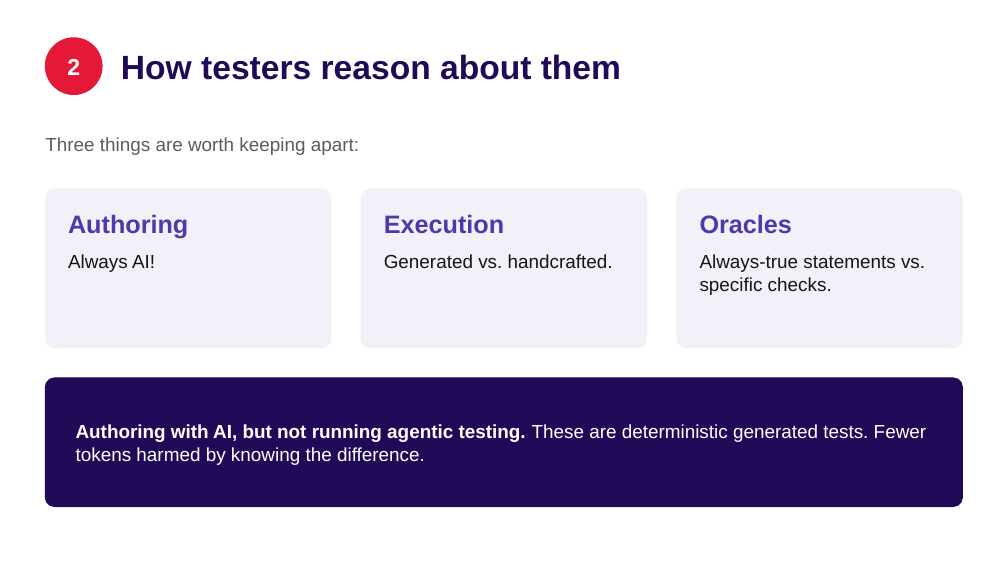
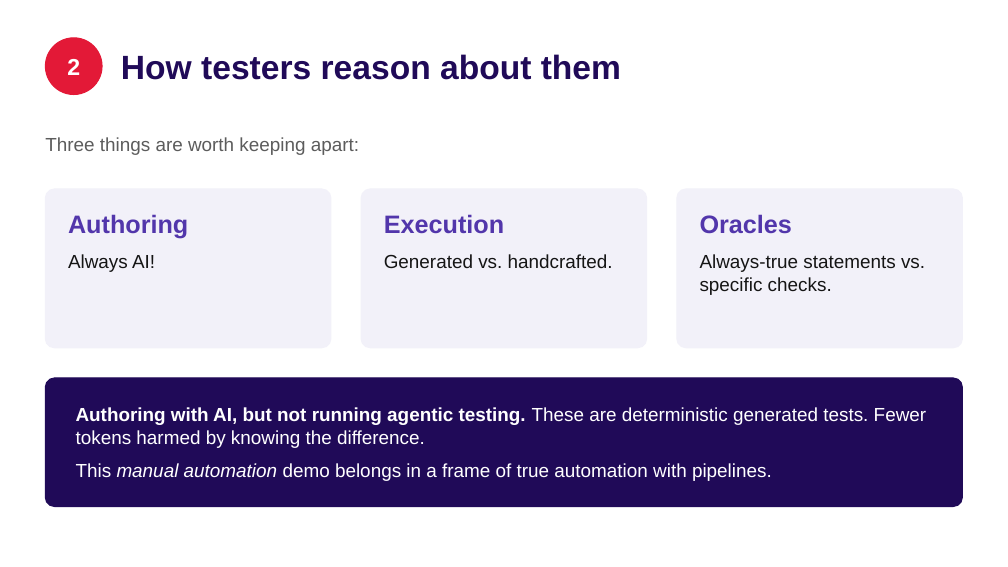
Before and after one commit to QE-at-CGI-FI/properties-demo, a slide deck: slide 4 of Propertybased_testing_webui_with_bombadil_and_playwright.pptx. Drawn at 1008x567 pixels with LibreOffice and Linux fonts; fonts in the diff are those of the drawing. Boxes give left, top, right and bottom in pixels: in the first picture for what was removed or moved away, otherwise in the second. Text is boxed around its words. In the diff, an @@ line names an element or a change of style, - is before the commit and + after.

```diff
--- a/Propertybased_testing_webui_with_bombadil_and_playwright.pptx
+++ b/Propertybased_testing_webui_with_bombadil_and_playwright.pptx
@@ text at (x1=76, y1=463, x2=772, y2=481): paragraph added @@
+This manual automation demo belongs in a frame of true automation with pipelines.
```
Also in this commit, not shown: 1 other slide changed, 2 other files.
